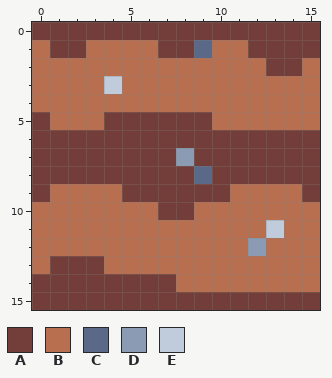
Pixel-art sprite, stored at public/blocks/dirt.png. This is how it looked before the edit.
The file is 16x16 pixels.
Palette (. is transparent): A #733e39  B #b86f50  C #5a6988  D #8b9bb4  E #c0cbdc
The same view after the edit:
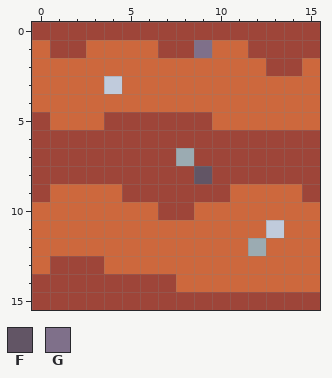
Colours new in this view: F #625565  G #7f708a
Change:
Colour A changes from #733e39 to #9e4539.
Colour B changes from #b86f50 to #cd683d.
Colour D changes from #8b9bb4 to #9babb2.
Colour C becomes colour F in row 8 at x 9.
Colour C becomes colour G in row 1 at x 9.
Pixel boxes of the changes (left, top, right, bottom) in both pictures:
changed: (32, 22, 320, 310)
